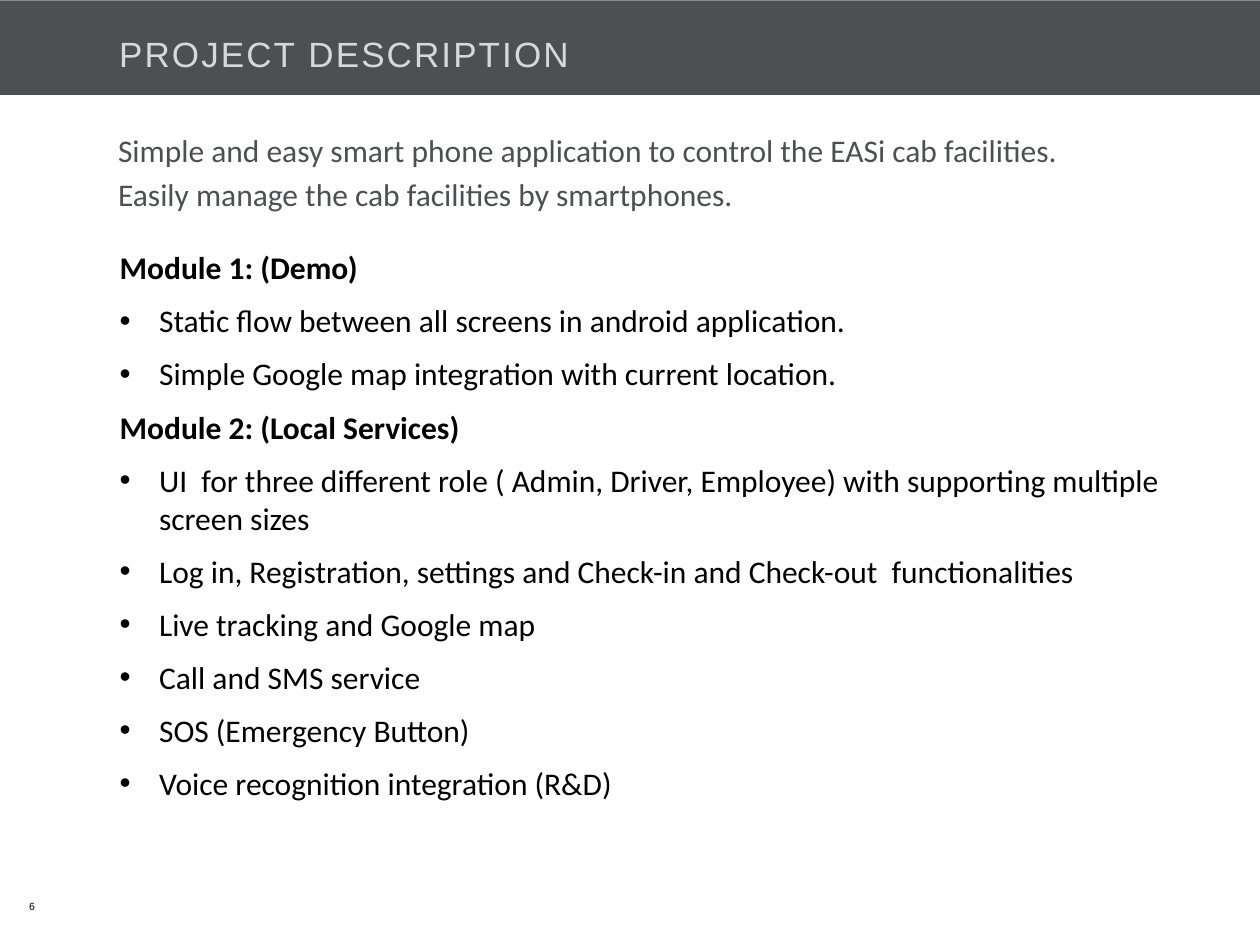
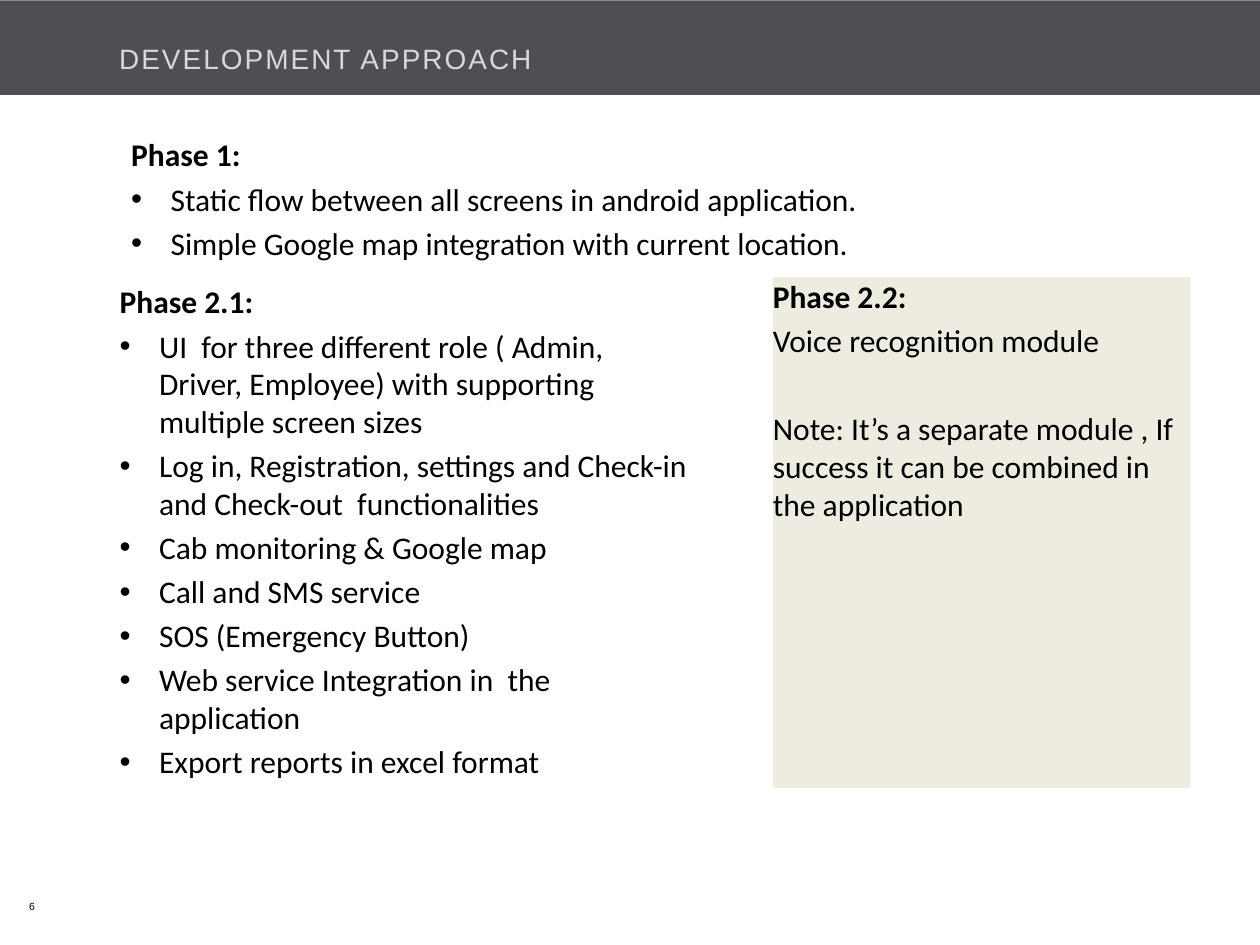
Before and after one commit to Bajarangi/demo, a slide deck: slide 6 of trunk/EasiCab/Documents/EASiCab_POC_kick off.pptx. Drawn at 1260x945 pixels with LibreOffice and Linux fonts; fonts in the diff are those of the drawing; background and template pictures are left out. Boxes give left, top, right and bottom in pixels: in the first picture for what was removed or moved away, otherwise in the second. Text is boxed around its words. In the diff, an @@ line names an element or a change of style, - is before the commit and + after.

```diff
--- a/trunk/EasiCab/Documents/EASiCab_POC_kick off.pptx
+++ b/trunk/EasiCab/Documents/EASiCab_POC_kick off.pptx
@@ title at [119,49,531,69]: text changed; size 20 to 16 pt @@
-PROJECT DESCRIPTION
+DEVELOPMENT APPROACH
@@ text at [131,144,856,261]: text changed; text colour #4D4F53 to #000000 @@
-Simple and easy smart phone application to control the EASi cab facilities.
-Easily manage the cab facilities by smartphones.
+Phase 1:
+• Static flow between all screens in android application.
+• Simple Google map integration with current location.
@@ text at [120,291,253,314]: text changed; bold on @@
-Module 1: (Demo)
-• Static flow between all screens in android application.
-• Simple Google map integration with current location.
-Module 2: (Local Services)
+Phase 2.1:
@@ text "Phase 2.1:": place and size @@
-text "Phase 2.1:" at [120,256,1158,801]
+text "Phase 2.1:" at [120,291,687,778]
@@ rectangle added at [772,277,1189,788], fill #EEECE1, 18 pt, text #000000 @@
+Phase 2.2:
+Voice recognition module
+Note: It’s a separate module , If success it can be combined in the application
@@ text at [159,336,687,653]: less space between paragraphs @@
@@ text at [159,537,547,565]: text changed @@
-• Live tracking and Google map
+• Cab monitoring & Google map
@@ text at [159,669,551,778]: text changed @@
-• Voice recognition integration (R&D)
+• Web service Integration in the application
+• Export reports in excel format
```
Also in this commit, not shown: 12 other slides changed, 1 slide added.
